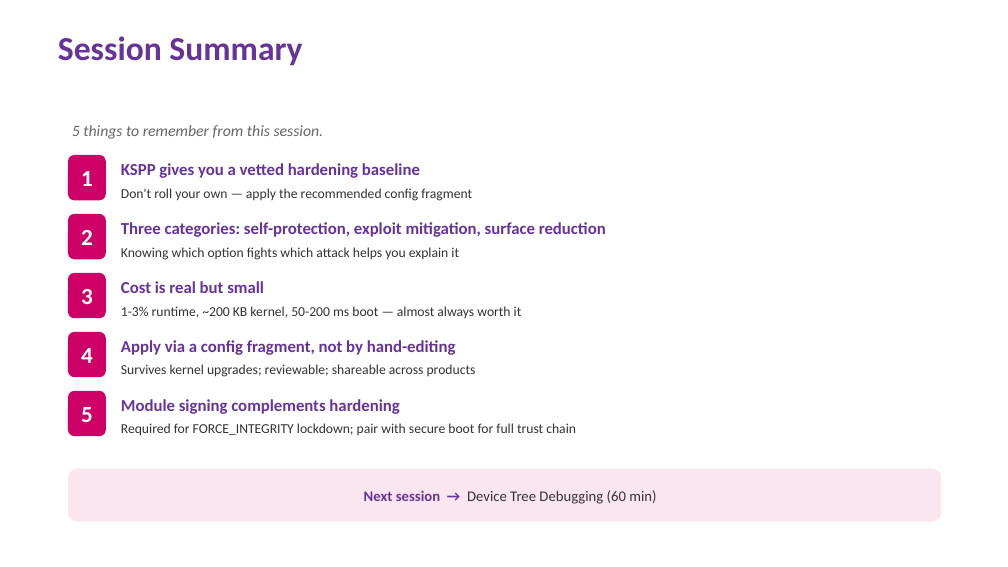
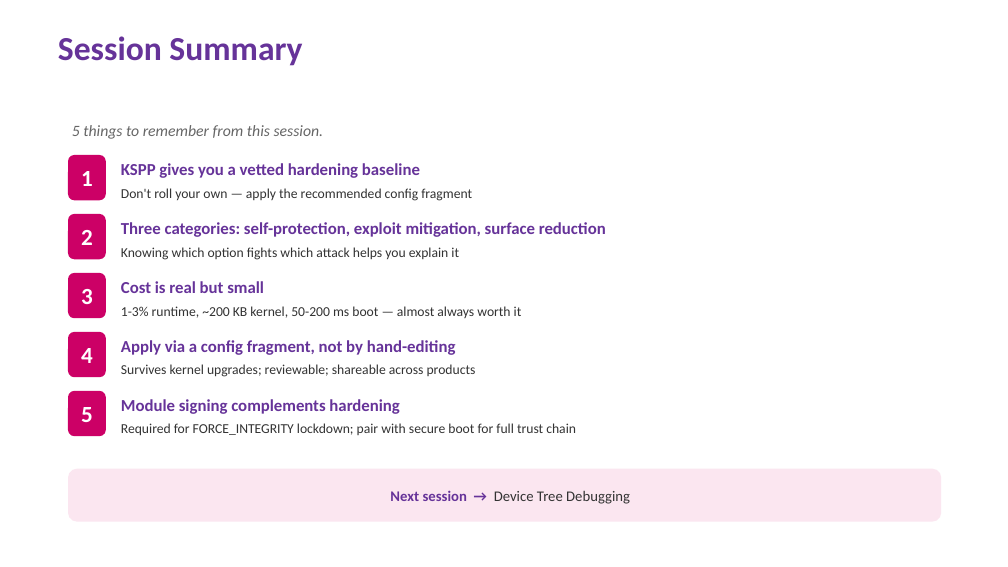
Before and after one commit to EmertxeInfoTech/Allegion-Training-Materials, a slide deck: slide 9 of yocto_training_all_session_decks/session_decks/D3S2_Kernel_Hardening.pptx. Drawn at 1008x567 pixels with LibreOffice and Linux fonts; fonts in the diff are those of the drawing; background and template pictures are left out. Boxes give left, top, right and bottom in pixels: in the first picture for what was removed or moved away, otherwise in the second. Text is boxed around its words. In the diff, an @@ line names an element or a change of style, - is before the commit and + after.

```diff
--- a/yocto_training_all_session_decks/session_decks/D3S2_Kernel_Hardening.pptx
+++ b/yocto_training_all_session_decks/session_decks/D3S2_Kernel_Hardening.pptx
@@ text in rounded rectangle at bbox=[390, 490, 630, 504]: text changed @@
-Next session → Device Tree Debugging (60 min)
+Next session → Device Tree Debugging
```
Also in this commit, not shown: 8 other slides changed, 6 other files.
